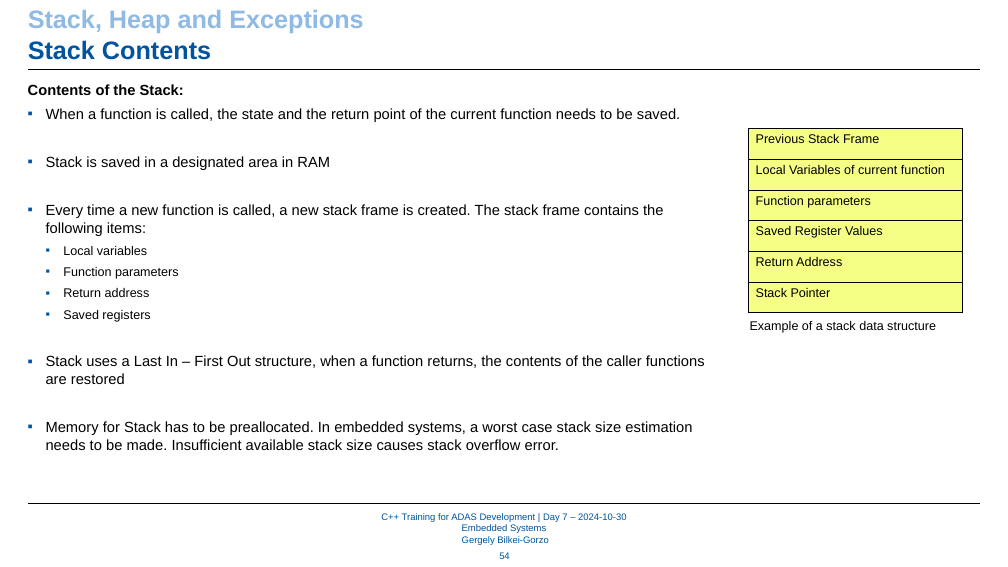
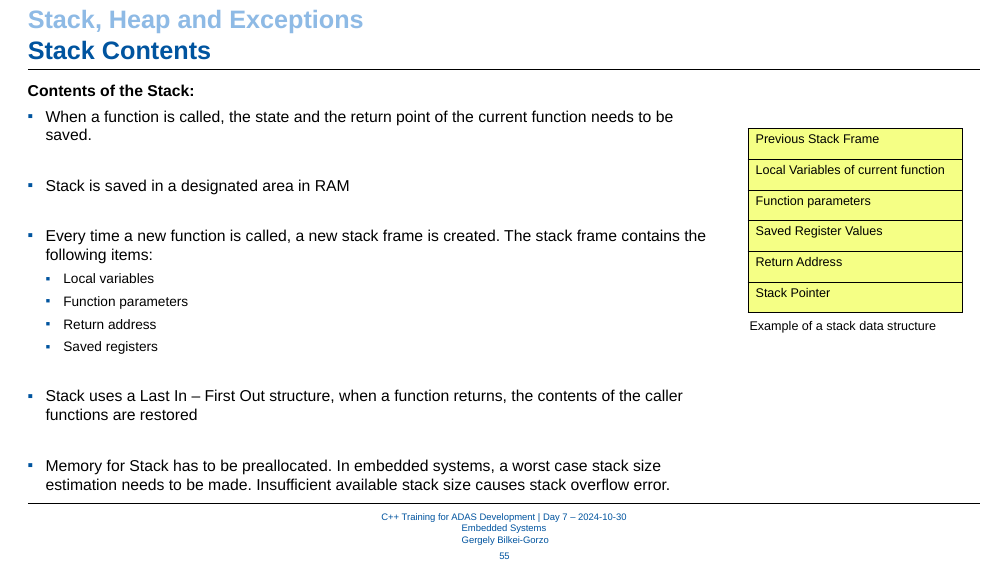
Before and after one commit to WhR4Ven/Diss_Dokument, a slide deck: slide 55 of Vortrag/07_Embedded_Systems.pptx (slide 54 before the commit). Drawn at 1008x567 pixels with LibreOffice and Linux fonts; fonts in the diff are those of the drawing; background and template pictures are left out. Boxes give left, top, right and bottom in pixels: in the first picture for what was removed or moved away, otherwise in the second. Text is boxed around its words. In the diff, an @@ line names an element or a change of style, - is before the commit and + after.

```diff
--- a/Vortrag/07_Embedded_Systems.pptx
+++ b/Vortrag/07_Embedded_Systems.pptx
@@ text "Contents of the Stack:" at (28, 84, 706, 490): size 14 to 15 pt in "Contents of the Stack:", "When a function is called, the state ...", "Stack is saved in a designated area ...", "Every time a new function is called, ..." and 2 more places; size 12 to 13 pt in "Local variables", "Function parameters", "Return address", "Saved registers" @@
@@ page number at (499, 552, 510, 559): text changed @@
-54
+55
```
Also in this commit, not shown: 10 other slides changed, 2 slides added, 4 slides removed.
